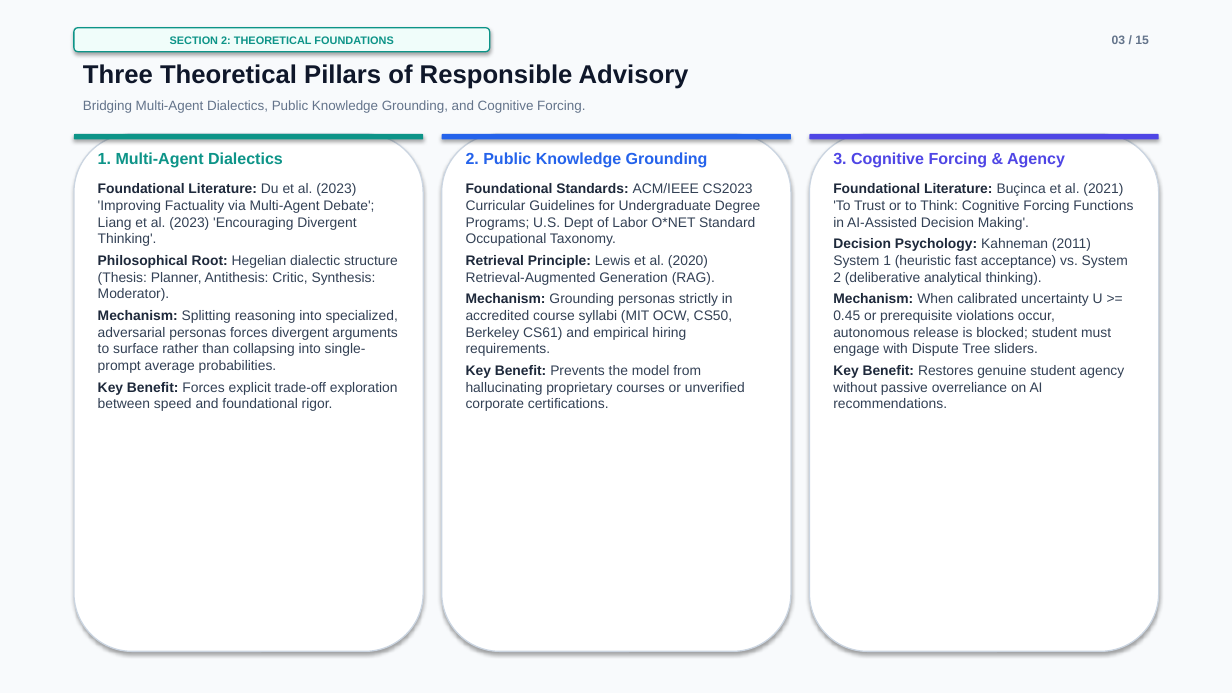
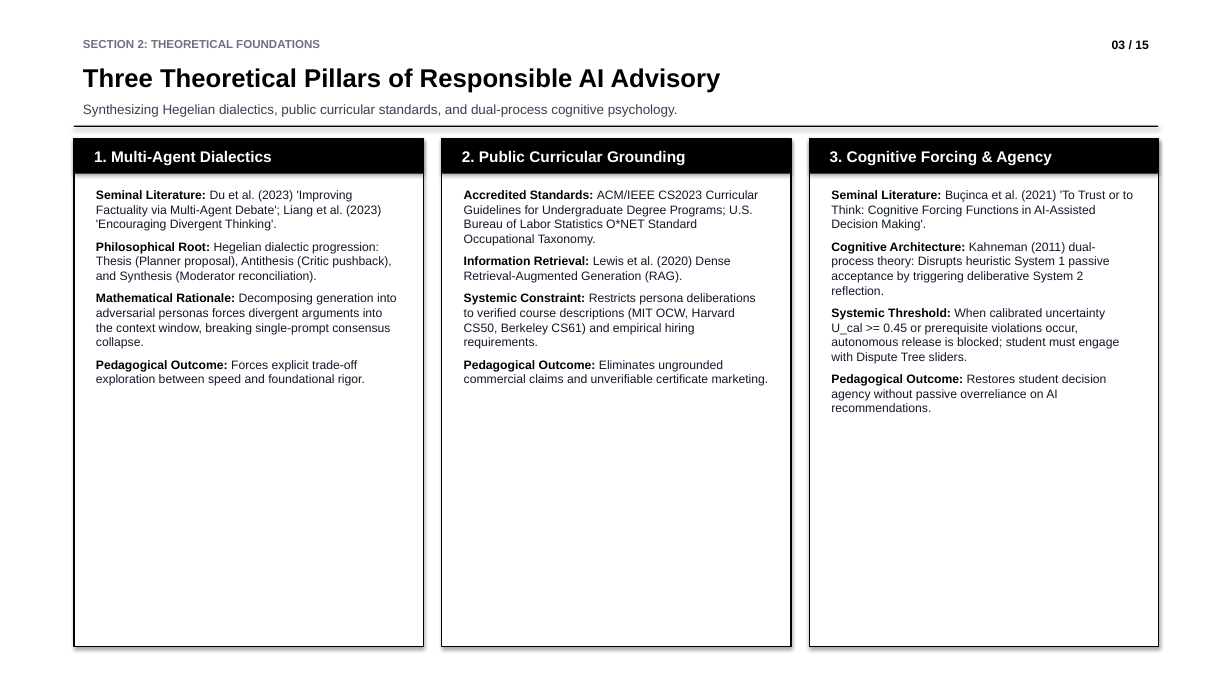
Before and after one commit to parth2024-tech/rai-project, a slide deck: slide 3 of docs/FINAL_PRESENTATION_15_SLIDES.pptx. Drawn at 1232x693 pixels with LibreOffice and Linux fonts; fonts in the diff are those of the drawing. Boxes give left, top, right and bottom in pixels: in the first picture for what was removed or moved away, otherwise in the second. Text is boxed around its words. In the diff, an @@ line names an element or a change of style, - is before the commit and + after.

```diff
--- a/docs/FINAL_PRESENTATION_15_SLIDES.pptx
+++ b/docs/FINAL_PRESENTATION_15_SLIDES.pptx
@@ rectangle at [0,0,1232,693]: fill #F8FAFC to #FFFFFF @@
@@ text "SECTION 2: THEORETICAL FOUNDATIONS": place and size @@
-text "SECTION 2: THEORETICAL FOUNDATIONS" at [74,28,490,52]
+text "SECTION 2: THEORETICAL FOUNDATIONS" at [83,40,320,48]
@@ text "SECTION 2: THEORETICAL FOUNDATIONS" at [83,40,320,48]: size 8.5 to 9 pt, text colour #0D9488 to #6B7280; alignment centre to left; vertical alignment middle to top; fill #F0FDFA to none; outline #0D9488 1 pt to none; shadow off @@
@@ text "03 / 15" at [1112,40,1149,49]: text colour #64748B to #000000 @@
@@ text at [83,68,721,93]: text changed; text colour #0F172A to #000000 @@
-Three Theoretical Pillars of Responsible Advisory
+Three Theoretical Pillars of Responsible AI Advisory
@@ text at [83,104,678,117]: text changed; text colour #64748B to #374151 @@
-Bridging Multi-Agent Dialectics, Public Knowledge Grounding, and Cognitive Forcing.
+Synthesizing Hegelian dialectics, public curricular standards, and dual-process cognitive psychology.
@@ rounded rectangle removed at [74,134,423,652] @@
@@ rounded rectangle removed at [74,134,423,140] @@
@@ rectangle added at [74,126,1158,127], fill #000000 @@
@@ rectangle added at [74,139,423,647], fill #FFFFFF, outline #000000 1 pt @@
@@ rectangle added at [74,139,423,174], fill #000000 @@
@@ text "1. Multi-Agent Dialectics" at [94,151,272,165]: size 12.5 to 12 pt, text colour #0D9488 to #FFFFFF @@
@@ rounded rectangle removed at [442,134,791,652] @@
@@ rounded rectangle removed at [442,134,791,140] @@
@@ rectangle added at [442,139,791,647], fill #FFFFFF, outline #000000 1 pt @@
@@ rectangle added at [442,139,791,174], fill #000000 @@
@@ rounded rectangle removed at [810,134,1159,652] @@
@@ rounded rectangle removed at [810,134,1159,140] @@
@@ rectangle added at [810,139,1159,647], fill #FFFFFF, outline #000000 1 pt @@
@@ rectangle added at [810,139,1159,174], fill #000000 @@
@@ text "3. Cognitive Forcing & Agency" at [830,151,1052,165]: size 12.5 to 12 pt, text colour #4F46E5 to #FFFFFF @@
@@ text at [462,151,686,165]: text changed; size 12.5 to 12 pt; text colour #2563EB to #FFFFFF @@
-2. Public Knowledge Grounding
+2. Public Curricular Grounding
@@ text at [96,190,397,386]: text changed; size 10.8 to 9.5 pt; text colour #334155 to #111827 @@
-Foundational Literature: Du et al. (2023) 'Improving Factuality via Multi-Agent Debate'; Liang et al. (2023) 'Encouraging Divergent Thinking'.
-Philosophical Root: Hegelian dialectic structure (Thesis: Planner, Antithesis: Critic, Synthesis: Moderator).
-Mechanism: Splitting reasoning into specialized, adversarial personas forces divergent arguments to surface rather than collapsing into single-prompt average probabilities.
-Key Benefit: Forces explicit trade-off exploration between speed and foundational rigor.
+Seminal Literature: Du et al. (2023) 'Improving Factuality via Multi-Agent Debate'; Liang et al. (2023) 'Encouraging Divergent Thinking'.
+Philosophical Root: Hegelian dialectic progression: Thesis (Planner proposal), Antithesis (Critic pushback), and Synthesis (Moderator reconciliation).
+Mathematical Rationale: Decomposing generation into adversarial personas forces divergent arguments into the context window, breaking single-prompt consensus collapse.
+Pedagogical Outcome: Forces explicit trade-off exploration between speed and foundational rigor.
@@ text at [464,190,769,386]: text changed; size 10.8 to 9.5 pt; text colour #334155 to #111827 @@
-Foundational Standards: ACM/IEEE CS2023 Curricular Guidelines for Undergraduate Degree Programs; U.S. Dept of Labor O*NET Standard Occupational Taxonomy.
-Retrieval Principle: Lewis et al. (2020) Retrieval-Augmented Generation (RAG).
-Mechanism: Grounding personas strictly in accredited course syllabi (MIT OCW, CS50, Berkeley CS61) and empirical hiring requirements.
-Key Benefit: Prevents the model from hallucinating proprietary courses or unverified corporate certifications.
+Accredited Standards: ACM/IEEE CS2023 Curricular Guidelines for Undergraduate Degree Programs; U.S. Bureau of Labor Statistics O*NET Standard Occupational Taxonomy.
+Information Retrieval: Lewis et al. (2020) Dense Retrieval-Augmented Generation (RAG).
+Systemic Constraint: Restricts persona deliberations to verified course descriptions (MIT OCW, Harvard CS50, Berkeley CS61) and empirical hiring requirements.
+Pedagogical Outcome: Eliminates ungrounded commercial claims and unverifiable certificate marketing.
@@ text at [831,190,1133,412]: text changed; size 10.8 to 9.5 pt; text colour #334155 to #111827 @@
-Foundational Literature: Buçinca et al. (2021) 'To Trust or to Think: Cognitive Forcing Functions in AI-Assisted Decision Making'.
-Decision Psychology: Kahneman (2011) System 1 (heuristic fast acceptance) vs. System 2 (deliberative analytical thinking).
-Mechanism: When calibrated uncertainty U >= 0.45 or prerequisite violations occur, autonomous release is blocked; student must engage with Dispute Tree sliders.
-Key Benefit: Restores genuine student agency without passive overreliance on AI recommendations.
+Seminal Literature: Buçinca et al. (2021) 'To Trust or to Think: Cognitive Forcing Functions in AI-Assisted Decision Making'.
+Cognitive Architecture: Kahneman (2011) dual-process theory: Disrupts heuristic System 1 passive acceptance by triggering deliberative System 2 reflection.
+Systemic Threshold: When calibrated uncertainty U_cal >= 0.45 or prerequisite violations occur, autonomous release is blocked; student must engage with Dispute Tree sliders.
+Pedagogical Outcome: Restores student decision agency without passive overreliance on AI recommendations.
```
Also in this commit, not shown: 14 other slides changed, 23 other files.
